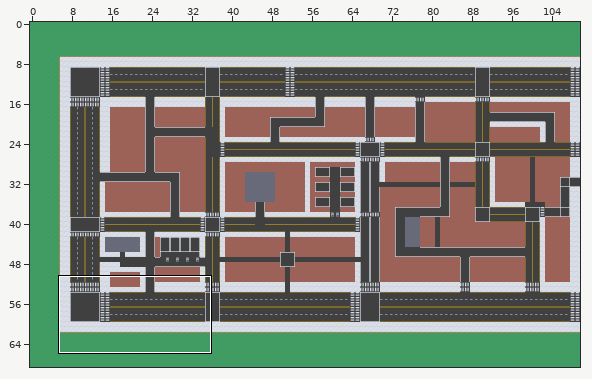
Two versions of a level (LDtk project, Assets/Map/Map/Team-Project-Map.ldtk). The first picture is a wide view before the edit; the outline marks the close-up.
Close-up. Earlier state:
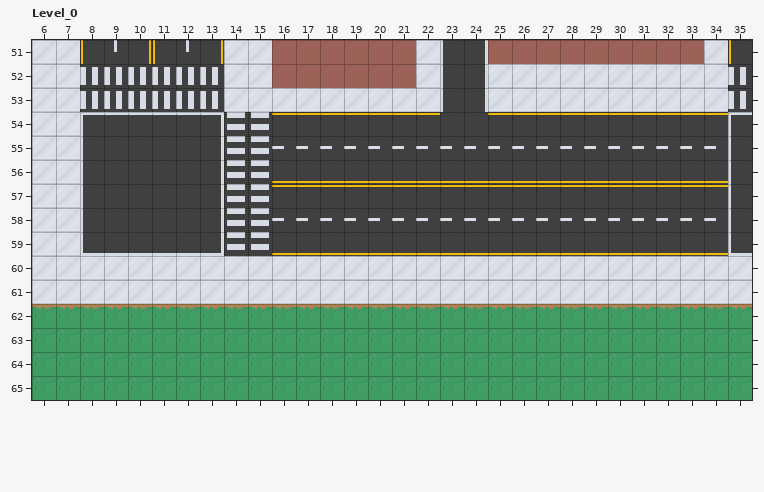
Cells are 16x16 px. Shown: Level_0 x 6..35, y 51..65. The commit also changed other parts of the map, which this record leaves out.
After the commit:
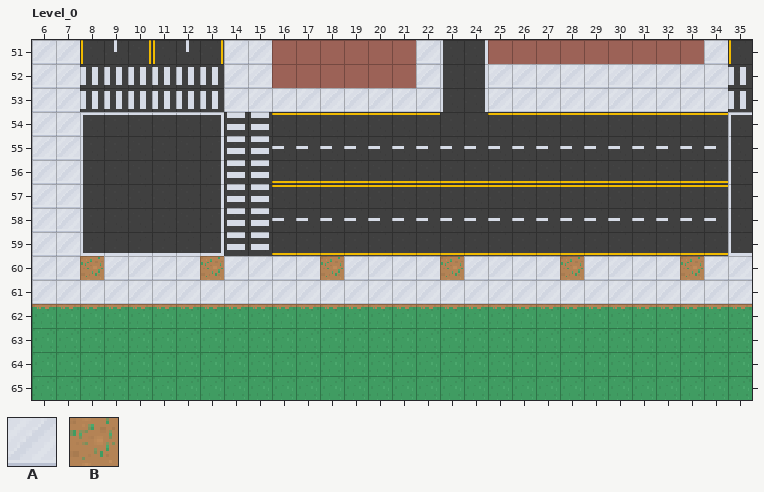
Key: from "SideWalk": A 1 "SideWalk"; from "Soil": B 1 "Soil".
_ is an empty cell.
Tiles of an added or newly shown layer are drawn over the layers below it.
Diff:
{"where": "layer \"Soil\" (added)"}
{"y":60,"x":8,"old":"_","new":"B"}
{"y":60,"x":13,"old":"_","new":"B"}
{"y":60,"x":18,"old":"_","new":"B"}
{"y":60,"x":23,"old":"_","new":"B"}
{"y":60,"x":28,"old":"_","new":"B"}
{"y":60,"x":33,"old":"_","new":"B"}
{"where": "layer \"SideWalk\""}
{"y":60,"x":8,"old":"A","new":"_"}
{"y":60,"x":13,"old":"A","new":"_"}
{"y":60,"x":18,"old":"A","new":"_"}
{"y":60,"x":23,"old":"A","new":"_"}
{"y":60,"x":28,"old":"A","new":"_"}
{"y":60,"x":33,"old":"A","new":"_"}
